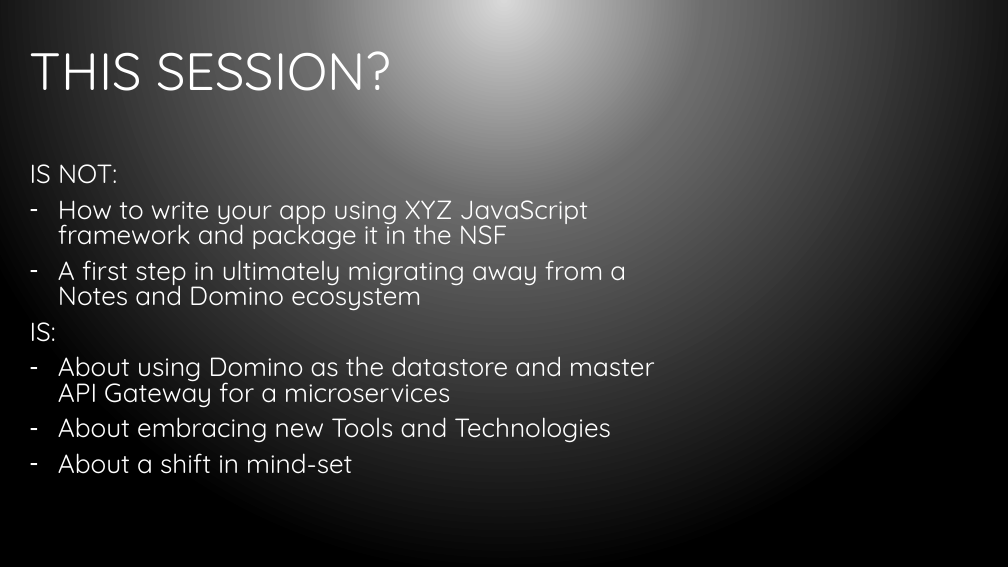
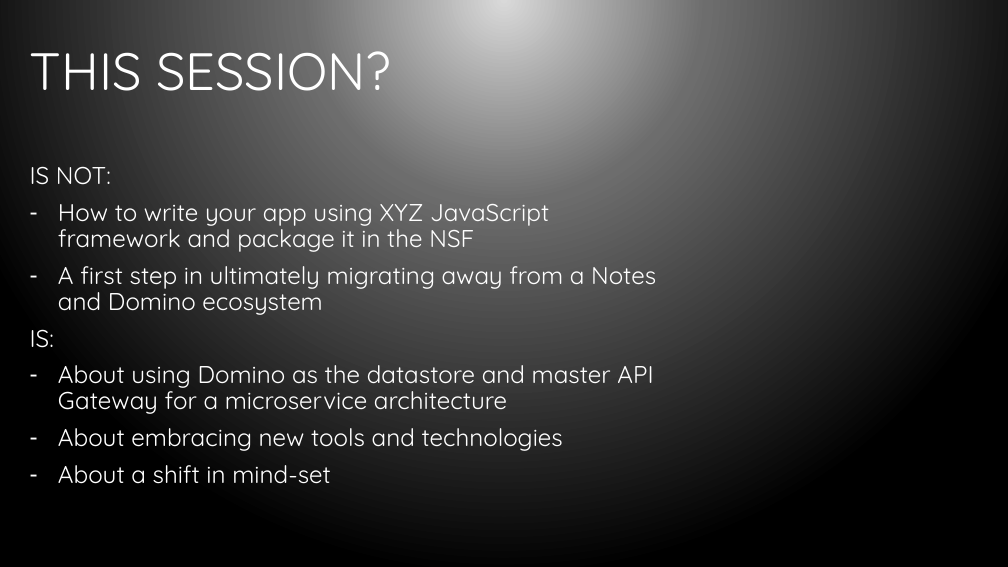
Before and after one commit to bleedingcode/domino-js-masterclass, a slide deck: slide 6 of presentation/8598 Domino and JS.pptx. Drawn at 1008x567 pixels with LibreOffice and Linux fonts; fonts in the diff are those of the drawing; background and template pictures are left out. Boxes give left, top, right and bottom in pixels: in the first picture for what was removed or moved away, otherwise in the second. Text is boxed around its words. In the diff, an @@ line names an element or a change of style, - is before the commit and + after.

Commit message:
Updates to presentation

```diff
--- a/presentation/8598 Domino and JS.pptx
+++ b/presentation/8598 Domino and JS.pptx
@@ text at [30,166,656,484]: size 25 to 23.1 pt in "IS NOT:", "How to write your app using XYZ ...", "A first step in ultimately migrating away ...", "IS:" and 1 more places; line spacing 0.8 to 0.9 @@
@@ text at [58,365,653,451]: text changed; size 25 to 23.1 pt @@
-– About using Domino as the datastore and master API Gateway for a microservices
-– About embracing new Tools and Technologies
+– About using Domino as the datastore and master API Gateway for a microservice architecture
+– About embracing new tools and technologies
```
Also in this commit, not shown: 6 other slides changed, 3 slides added, 2 other files.
